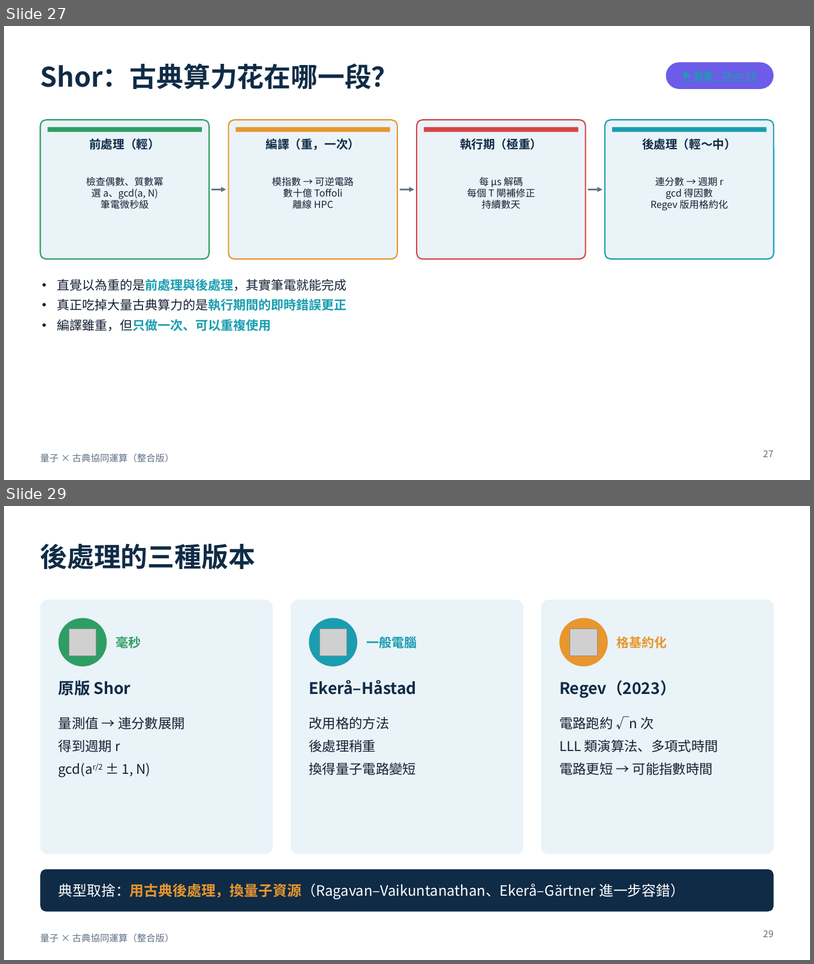
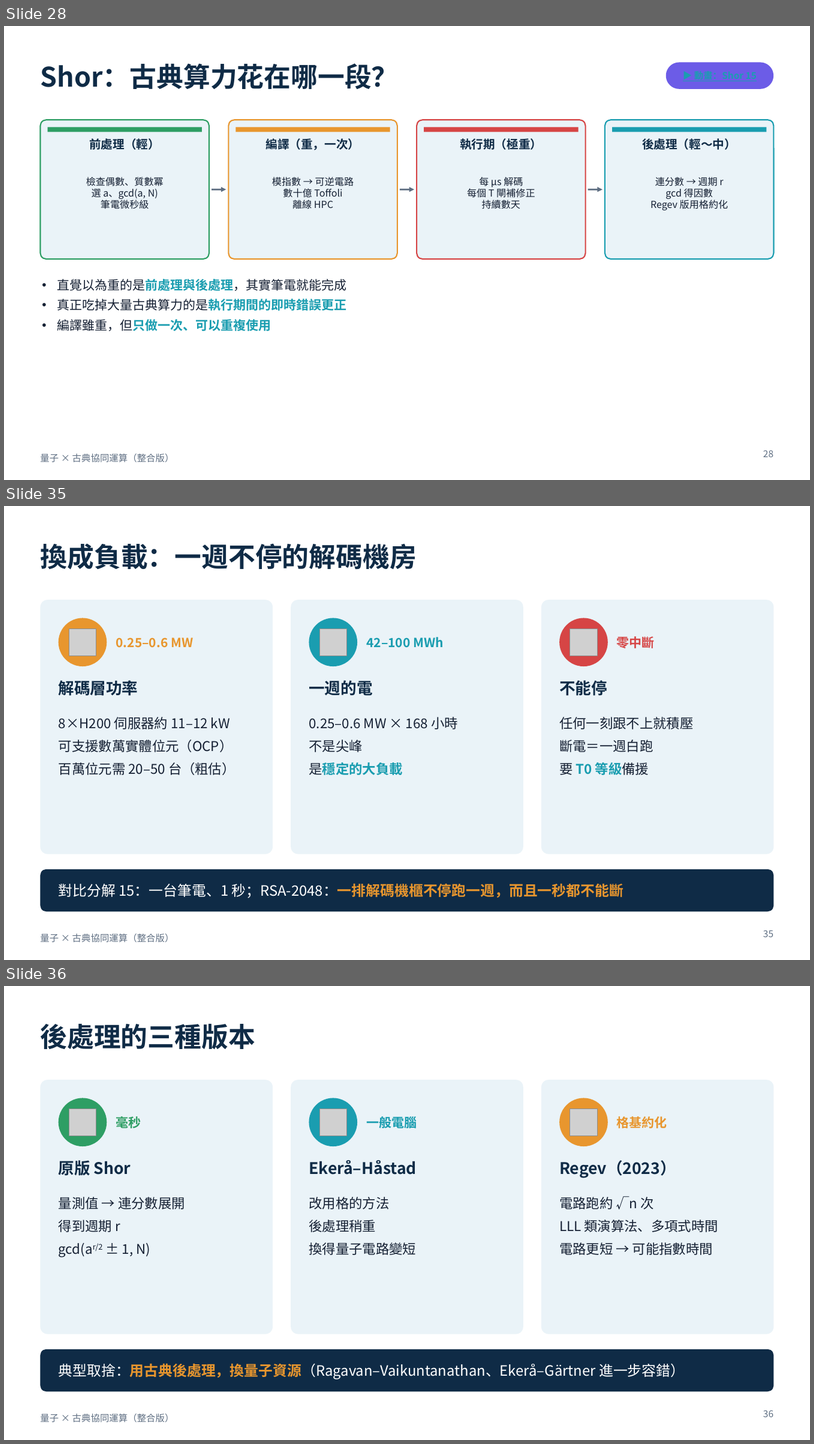
Before and after one commit to pcpcchen-coder/QuantumComputing, a slide deck: slides/output/qpu-classical-integrated.pptx. Shown one above the other, each under a label of ours: slides 27 and 29 before the commit, slides 28, 35 and 36 after it; the slides between them are not shown. The pictures are 814x964 and 814x1444 pixels, drawn with LibreOffice and Linux fonts; fonts in the diff are those of the drawing; grey boxes stand for pictures. Boxes give left, top, right and bottom in pixels: in the first picture for what was removed or moved away, otherwise in the second. Text is boxed around its words. In the diff, an @@ line names an element or a change of style, - is before the commit and + after.

```diff
--- a/slides/output/qpu-classical-integrated.pptx
+++ b/slides/output/qpu-classical-integrated.pptx
@@ slide 35 added at (4, 506, 810, 960), background #FFFFFF; not listed: 1 template element that a slide beside it also shows @@
@@ title added at (40, 543, 417, 570), 32 pt, text #0F2B46, bold @@
+換成負載：一週不停的解碼機房
@@ rounded rectangle added at (40, 600, 273, 854), fill #EAF3F8 @@
@@ rounded rectangle added at (291, 600, 523, 854), fill #EAF3F8 @@
@@ rounded rectangle added at (542, 600, 774, 854), fill #EAF3F8 @@
@@ ellipse added at (59, 618, 107, 666), fill #E8962E @@
@@ picture added at (69, 629, 96, 656) @@
@@ ellipse added at (309, 618, 357, 666), fill #1A9DB0 @@
@@ picture added at (320, 629, 347, 656) @@
@@ ellipse added at (560, 618, 608, 666), fill #D64545 @@
@@ picture added at (570, 629, 597, 656) @@
@@ text added at (116, 637, 193, 648), 15 pt, text #E8962E, bold @@
+0.25–0.6 MW
@@ text added at (366, 637, 444, 648), 15 pt, text #1A9DB0, bold @@
+42–100 MWh
@@ text added at (617, 636, 655, 648), 15 pt, text #D64545, bold @@
+零中斷
@@ text added at (59, 680, 138, 696), 19 pt, text #0F2B46, bold @@
+解碼層功率
@@ text added at (309, 680, 372, 696), 19 pt, text #0F2B46, bold @@
+一週的電
@@ text added at (560, 680, 608, 696), 19 pt, text #0F2B46, bold @@
+不能停
@@ text added at (59, 717, 236, 775), 16 pt, text #152033 @@
+8×H200 伺服器約 11–12 kW
+可支援數萬實體位元（OCP）
+百萬位元需 20–50 台（粗估）
@@ text added at (309, 717, 458, 775), 16 pt, text #152033 @@
+0.25–0.6 MW × 168 小時
+不是尖峰
+是穩定的大負載
@@ text added at (560, 717, 693, 775), 16 pt, text #152033 @@
+任何一刻跟不上就積壓
+斷電＝一週白跑
+要 T0 等級備援
@@ rounded rectangle added at (40, 869, 774, 912), fill #0F2B46 @@
@@ text added at (59, 883, 624, 898), 17 pt, text #FFFFFF @@
+對比分解 15：一台筆電、1 秒；RSA-2048：一排解碼機櫃不停跑一週，而且一秒都不能斷
@@ page number added at (764, 930, 774, 937), 11 pt, text #5E6E82 @@
+35
@@ what was slide 27 is now slide 28 @@
@@ page number at (764, 450, 774, 457): text changed @@
-27
+28
@@ what was slide 29 is now slide 36 @@
@@ page number at (764, 1410, 774, 1417): text changed @@
-29
+36
```
Also in this commit, not shown: 5 slides changed, 6 other slides added, 9 other files.
